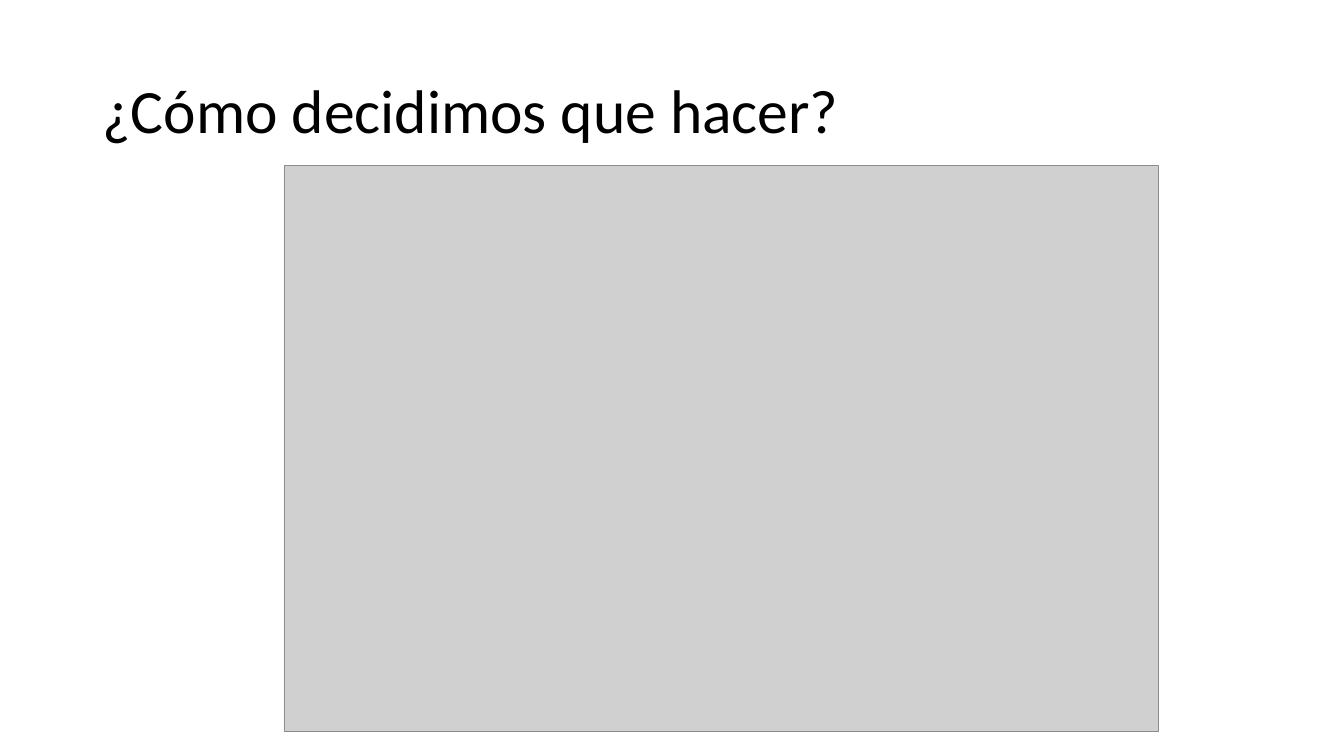
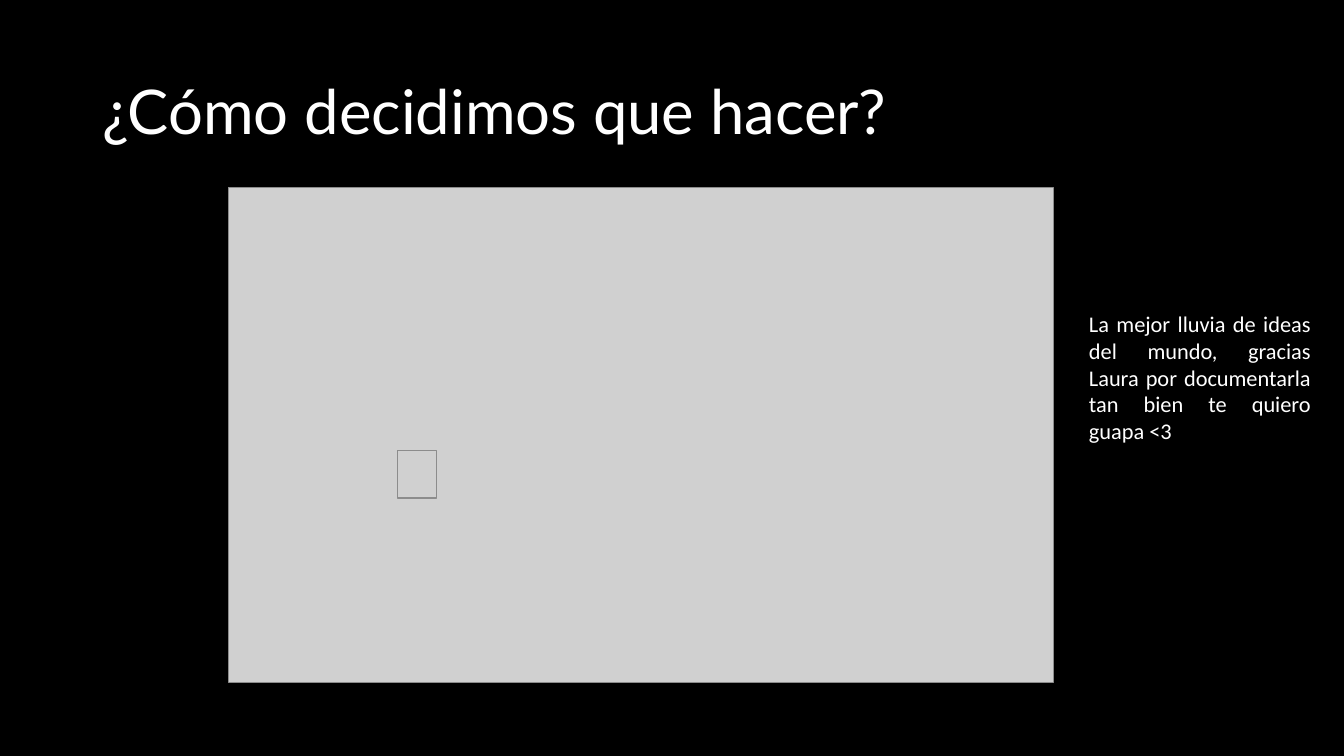
Before and after one commit to Xuppap-Inc/VerdantSorrow, a slide deck: slide 3 of Hitos/Presentacion hito 0.pptx. Drawn at 1344x756 pixels with LibreOffice and Linux fonts; fonts in the diff are those of the drawing; grey boxes stand for pictures. Boxes give left, top, right and bottom in pixels: in the first picture for what was removed or moved away, otherwise in the second. Text is boxed around its words. In the diff, an @@ line names an element or a change of style, - is before the commit and + after.

```diff
--- a/Hitos/Presentacion hito 0.pptx
+++ b/Hitos/Presentacion hito 0.pptx
@@ background #FFFFFF to #000000 @@
@@ title "¿Cómo decidimos que hacer?" at (102, 88, 886, 145): font Calibri to Lato, text colour #000000 to #FFFFFF @@
@@ picture: place and size @@
-picture at (284, 165, 1158, 731)
+picture at (229, 188, 1054, 683)
@@ text added at (1089, 316, 1311, 443), 16 pt, text #FFFFFF @@
+La mejor lluvia de ideas del mundo, gracias Laura por documentarla tan bien te quiero guapa <3
@@ picture added at (398, 451, 437, 498) @@
```
Also in this commit, not shown: 7 other slides changed, 2 other files.
